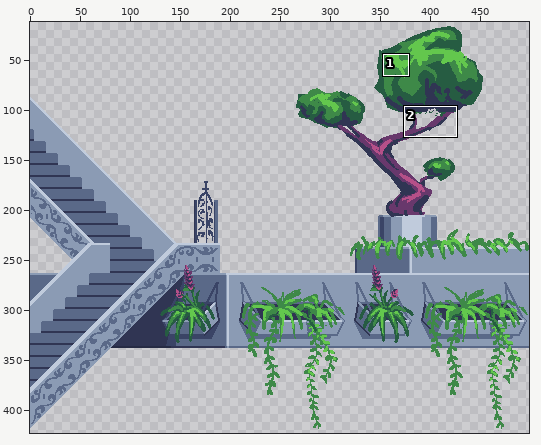
Sprite sheet: images/level/background/w4/bg_w4_platform_1.png. The first picture is a wide view before the edit; the outline marks the close-up.
Close-up. Before the edit:
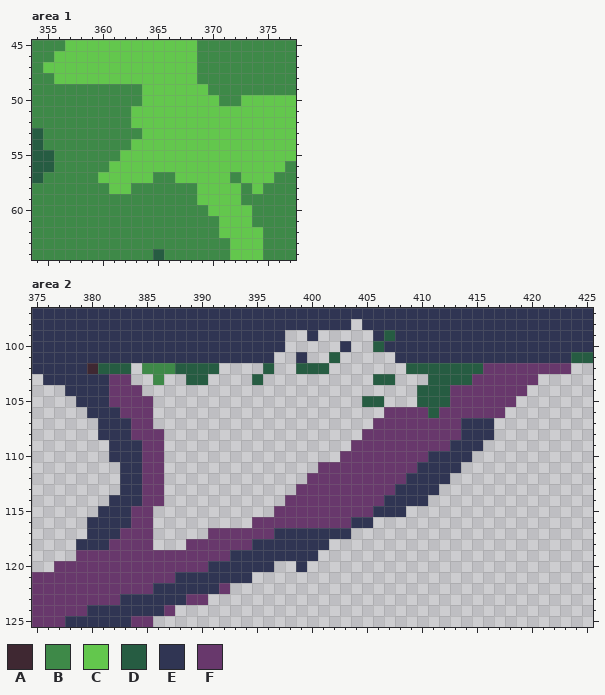
The file is 499x429 pixels. Shown: area 1: x 354..377, y 45..64; area 2: x 375..425, y 97..125. The wide view leaves out empty margins. The commit also changed other parts of the picture, which this record leaves out.
Palette (. is transparent): A #3f2832  B #3e8948  C #63c74d  D #265c42  E #303553  F #68386c
Pixels before, area 1, first column x 354:
45 BBBCCCCCCCCCCCCBBBBBBBBB
46 BBCCCCCCCCCCCCCBBBBBBBBB
47 BCCCCCCCCCCCCCCBBBBBBBBB
48 BBCCCCCCCCCCCCCBBBBBBBBB
49 BBBBBBBBBBCCCCCCBBBBBBBB
50 BBBBBBBBBBCCCCCCCBBCCCCC
51 BBBBBBBBBCCCCCCCCCCCCCCC
52 BBBBBBBBBCCCCCCCCCCCCCCC
53 DBBBBBBBBBCCCCCCCCCCCCCC
54 DBBBBBBBBCCCCCCCCCCCCCCC
55 DDBBBBBBCCCCCCCCCCCCCCCC
56 DDBBBBBCCCCCCCCCCCCCCCCB
57 DBBBBBCCCCCBBCCCCCBCCCBB
58 BBBBBBBCCBBBBBBCCCCBCBBB
59 BBBBBBBBBBBBBBBCCCCBBBBB
60 BBBBBBBBBBBBBBBBCCCCBBBB
61 BBBBBBBBBBBBBBBBBCCCBBBB
62 BBBBBBBBBBBBBBBBBCCCCBBB
63 BBBBBBBBBBBBBBBBBBCCCBBB
64 BBBBBBBBBBBDBBBBBBCCCBBB
Pixels before, area 2, first column x 375:
 97 EEEEEEEEEEEEEEEEEEEEEEEEEEEEEEEEEEEEEEEEEEEEEEEEEEE
 98 EEEEEEEEEEEEEEEEEEEEEEEEEEEEE.EEEEEEEEEEEEEEEEEEEEE
 99 EEEEEEEEEEEEEEEEEEEEEEE..E.....EDEEEEEEEEEEEEEEEEEE
100 EEEEEEEEEEEEEEEEEEEEEEE.....E..DEEEEEEEEEEEEEEEEEEE
101 EEEEEEEEEEEEEEEEEEEEEE..E..D.....EEEEEEEEEEEEEEEEDD
102 EEEEEADDD.BBBDDDD....D..DDD.......DDDDDDDFFFFFFFF..
103 .EEEEEEFF..B..DD....D..........DD...DDDDFFFFFF.....
104 ...EEEEFFF.........................DDDFFFFFFF......
105 ....EEEFFFF...................DD...DDDFFFFFF.......
106 .....EEEFFF.....................FFFFDFFFFFF........
107 ......EEEFF....................FFFFFFFFEEE.........
108 ......EEEFFF..................FFFFFFFFFEEE.........
109 .......EEEFF.................FFFFFFFFFEEE..........
110 .......EEEFF................FFFFFFFFEEEE...........
111 ........EEFF..............FFFFFFFFFEEEE............
112 ........EEFF.............FFFFFFFFFEEEE.............
113 ........EEFF............FFFFFFFFFEEEE..............
114 .......EEEFF...........FFFFFFFFFEEEE...............
115 ......EEEFF...........FFFFFFFFFEEE.................
116 .....EEEEFF.........FFFFFFFFFEE....................
117 .....EEEFFF.....FFFFFFEEEEEEE......................
118 ....EEEFFFF...FFFFFFEEEEEEE........................
119 ....FFFFFFFFFFFFFFEEEEEEEE.........................
120 ..FFFFFFFFFFFFFFEEEEEE..E..........................
121 FFFFFFFFFFFFFEEEEEEE...............................
122 FFFFFFFFFFFEEEEEEF.................................
123 FFFFFFFFEEEEEEFF...................................
124 FFFFFEEEEEEEF......................................
125 FFFEEEEEEFF........................................
The same view after the edit:
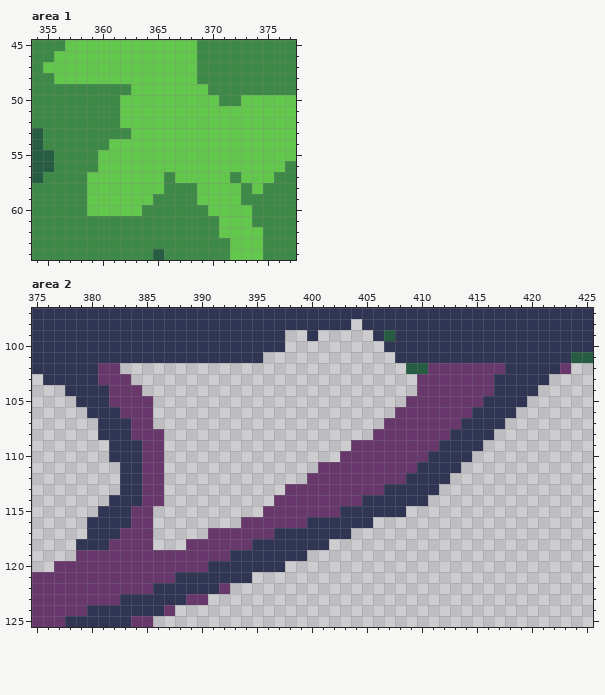
What changed:
{"where": "area 1"}
{"y":49,"x":363,"old":"B","new":"C"}
{"y":50,"x":362,"old":"BB","new":"CC"}
{"y":51,"x":362,"old":"B","new":"C"}
{"y":52,"x":362,"old":"B","new":"C"}
{"y":53,"x":363,"old":"B","new":"C"}
{"y":54,"x":361,"old":"BB","new":"CC"}
{"y":55,"x":360,"old":"BB","new":"CC"}
{"y":56,"x":360,"old":"B","new":"C"}
{"y":57,"x":359,"old":"B","new":"C"}
{"y":57,"x":365,"old":"B","new":"C"}
{"y":58,"x":359,"old":"BB","new":"CC"}
{"y":58,"x":363,"old":"BBB","new":"CCC"}
{"y":59,"x":359,"old":"BBBBBB","new":"CCCCCC"}
{"y":60,"x":359,"old":"BBBBB","new":"CCCCC"}
{"where": "area 2"}
{"y":100,"x":403,"old":"E","new":"."}
{"y":100,"x":406,"old":"D","new":"."}
{"y":101,"x":396,"old":"E","new":"."}
{"y":101,"x":399,"old":"E","new":"."}
{"y":101,"x":402,"old":"D","new":"."}
{"y":102,"x":380,"old":"ADDD","new":"EFF."}
{"y":102,"x":385,"old":"BBBDDDD","new":"......."}
{"y":102,"x":396,"old":"D","new":"."}
{"y":102,"x":399,"old":"DDD","new":"..."}
{"y":102,"x":411,"old":"DDDDD","new":"FFFFF"}
{"y":102,"x":418,"old":"FFFFF","new":"EEEEE"}
{"y":103,"x":381,"old":"E","new":"F"}
{"y":103,"x":386,"old":"B","new":"."}
{"y":103,"x":389,"old":"DD","new":".."}
{"y":103,"x":395,"old":"D","new":"."}
{"y":103,"x":406,"old":"DD","new":".."}
{"y":103,"x":410,"old":".DDDD","new":"FFFFF"}
{"y":103,"x":417,"old":"FFFF.","new":"EEEEE"}
{"y":104,"x":410,"old":"DDD","new":"FFF"}
{"y":104,"x":417,"old":"FFF.","new":"EEEE"}
{"y":105,"x":405,"old":"DD","new":".."}
{"y":105,"x":409,"old":".DDD","new":"FFFF"}
{"y":105,"x":416,"old":"FFF.","new":"EEEE"}
{"y":106,"x":407,"old":"F","new":"."}
{"y":106,"x":411,"old":"D","new":"F"}
{"y":106,"x":415,"old":"FFF.","new":"EEEE"}
{"y":107,"x":406,"old":"F","new":"."}
{"y":107,"x":417,"old":".","new":"E"}
{"y":108,"x":405,"old":"F","new":"."}
{"y":108,"x":413,"old":"F","new":"E"}
{"y":109,"x":412,"old":"F","new":"E"}
{"y":113,"x":398,"old":".","new":"F"}
{"y":113,"x":407,"old":"F","new":"E"}
{"y":114,"x":397,"old":".","new":"F"}
{"y":114,"x":405,"old":"FF","new":"EE"}
{"y":115,"x":396,"old":".","new":"F"}
{"y":115,"x":403,"old":"FFF","new":"EEE"}
{"y":116,"x":394,"old":".","new":"F"}
{"y":116,"x":400,"old":"FFFF","new":"EEEE"}
{"y":119,"x":400,"old":"E","new":"."}
{"y":120,"x":397,"old":".","new":"E"}
{"y":120,"x":399,"old":"E","new":"."}
{"label":"changed","picture_box":[87,84,164,216]}
{"label":"changed","picture_box":[87,341,560,451]}
{"label":"changed","picture_box":[241,484,395,572]}
